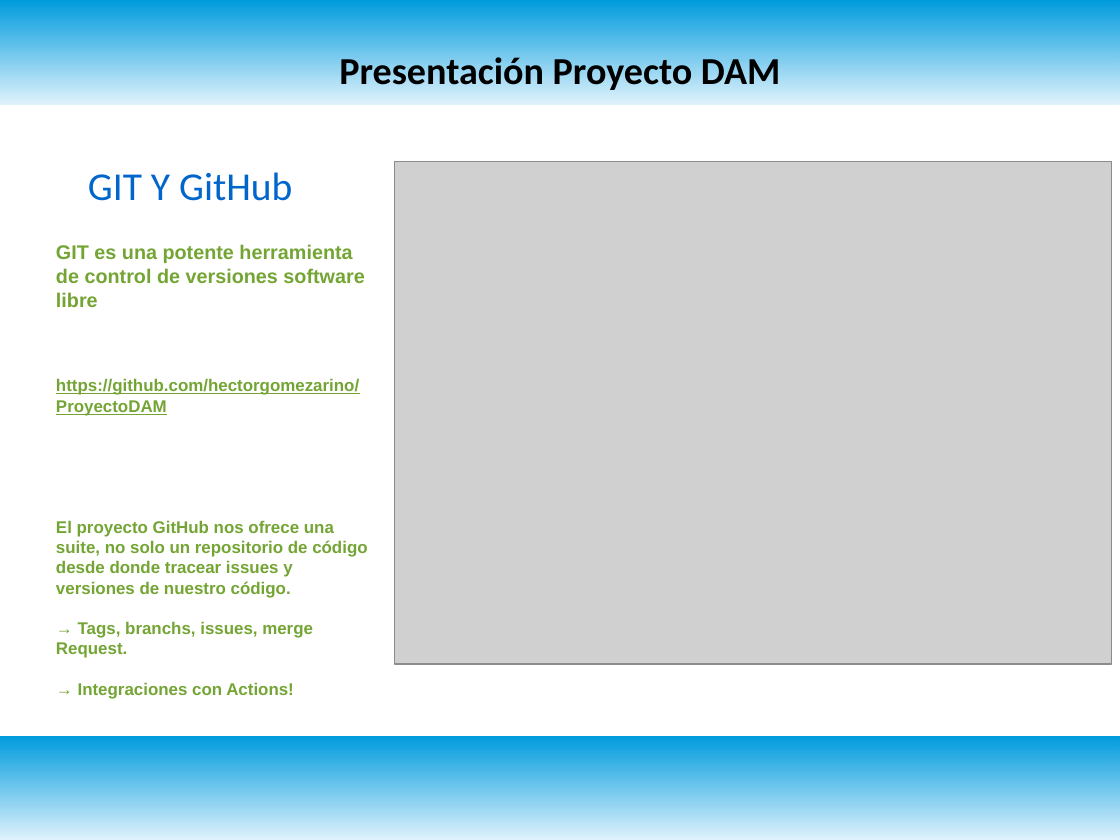
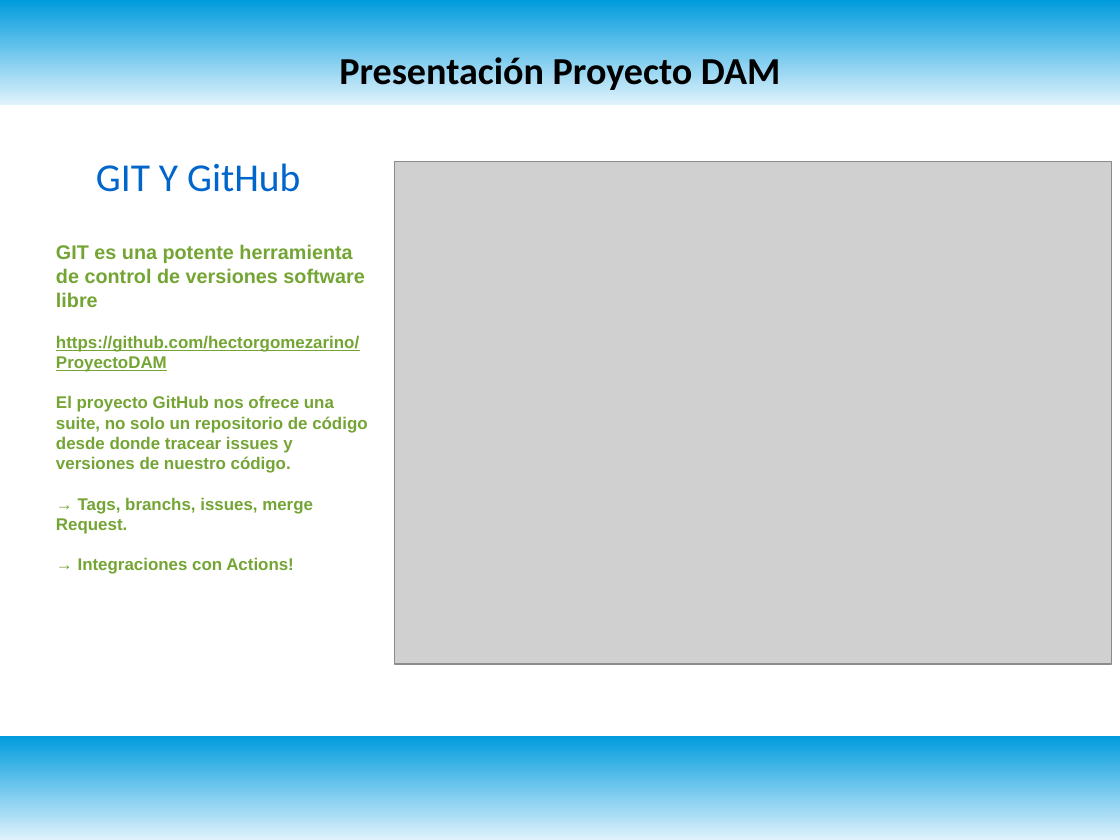
Before and after one commit to hectorgomezarino/ProyectoDAM, a slide deck: slide 6 of PresentaciónProyecto.odp (slide 4 before the commit). Drawn at 1120x840 pixels with LibreOffice and Linux fonts; fonts in the diff are those of the drawing; grey boxes stand for pictures. Boxes give left, top, right and bottom in pixels: in the first picture for what was removed or moved away, otherwise in the second. Text is boxed around its words. In the diff, an @@ line names an element or a change of style, - is before the commit and + after.

```diff
--- a/PresentaciónProyecto.odp
+++ b/PresentaciónProyecto.odp
@@ text "GIT Y GitHub": place and size @@
-text "GIT Y GitHub" at box(88, 172, 292, 201)
+text "GIT Y GitHub" at box(96, 163, 300, 192)
@@ text "GIT es una potente herramienta ..." rewrapped from box(56, 244, 367, 699) to box(56, 244, 367, 574) @@
```
Also in this commit, not shown: 2 other slides changed, 5 slides added, 1 other file.
